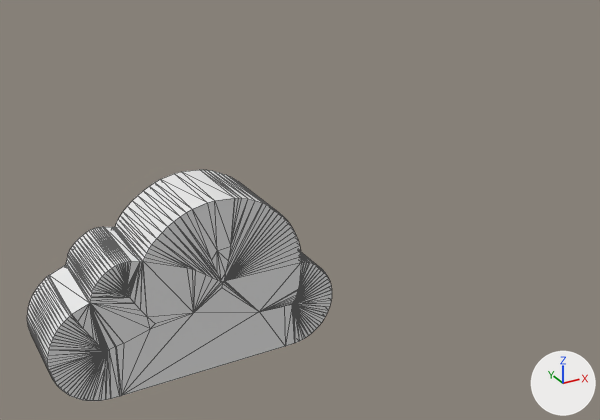
Before and after pictures for a commit that changed the glTF model public/models/cloud.glb.
Both versions are drawn from a 50 mm camera at (-1.24, -2.19, 2.36) aimed at (0.66, 1.25, 0.63). The axes (+X, +Y, +Z) are drawn at lower right. The lights are the same throughout. Mesh edges are drawn as thin lines. Where no turn or scale is listed for an object, it has been applied to the vertices.

The first picture shows 'uploads_files_2565059_cloud'.
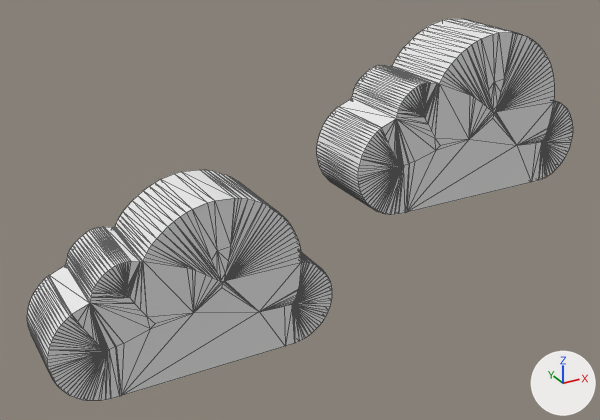
Where the change shows, as pixel boxes (x1, y1, x2, y2) in the pictures (600 x 420 px):
'uploads_files_2565059_cloud.001', added
    after: (317, 19, 573, 215)
    faces in mat_layer_1_front_inflation_material_001 (white #e7e7e7): (358, 32, 573, 215)
    faces in mat_layer_1_extrusion_material_001 (white #e7e7e7): (317, 19, 556, 207)

The change, as a list of edits to the scene's bpy script:
```text
Add mat_layer_1_front_inflation_material_001:
    mat_layer_1_front_inflation_material_001 = principled_material('Layer 1 Front Inflation Material.001')
    mat_layer_1_front_inflation_material_001.base_color = (0.8, 0.8, 0.8)  # white #e7e7e7
    mat_layer_1_front_inflation_material_001.roughness = 1.0
Add mat_layer_1_extrusion_material_001:
    mat_layer_1_extrusion_material_001 = principled_material('Layer 1 Extrusion Material.001')
    mat_layer_1_extrusion_material_001.base_color = (0.8, 0.8, 0.8)  # white #e7e7e7
    mat_layer_1_extrusion_material_001.roughness = 1.0
Add mat_layer_1_back_inflation_material_001:
    mat_layer_1_back_inflation_material_001 = principled_material('Layer 1 Back Inflation Material.001')
    mat_layer_1_back_inflation_material_001.base_color = (0.8, 0.8, 0.8)  # white #e7e7e7
    mat_layer_1_back_inflation_material_001.roughness = 1.0
Add me_uploads_files_2565059_cloud_001:
    me_uploads_files_2565059_cloud_001.from_pydata(...)  # 548 vertices, 1092 faces; spans x -0.723..0.723, y -3.001..-2.589, z 0.0..0.885
    # faces by material slot: [408, 276, 408]
    me_uploads_files_2565059_cloud_001.materials.append(mat_layer_1_front_inflation_material_001)  # white #e7e7e7
    me_uploads_files_2565059_cloud_001.materials.append(mat_layer_1_extrusion_material_001)  # white #e7e7e7
    me_uploads_files_2565059_cloud_001.materials.append(mat_layer_1_back_inflation_material_001)  # white #e7e7e7
Add ob_uploads_files_2565059_cloud_001:
    ob_uploads_files_2565059_cloud_001 = bpy.data.objects.new('uploads_files_2565059_cloud.001', me_uploads_files_2565059_cloud_001)
    ob_uploads_files_2565059_cloud_001.location = (1.586, 4.029, 0.599)
```
